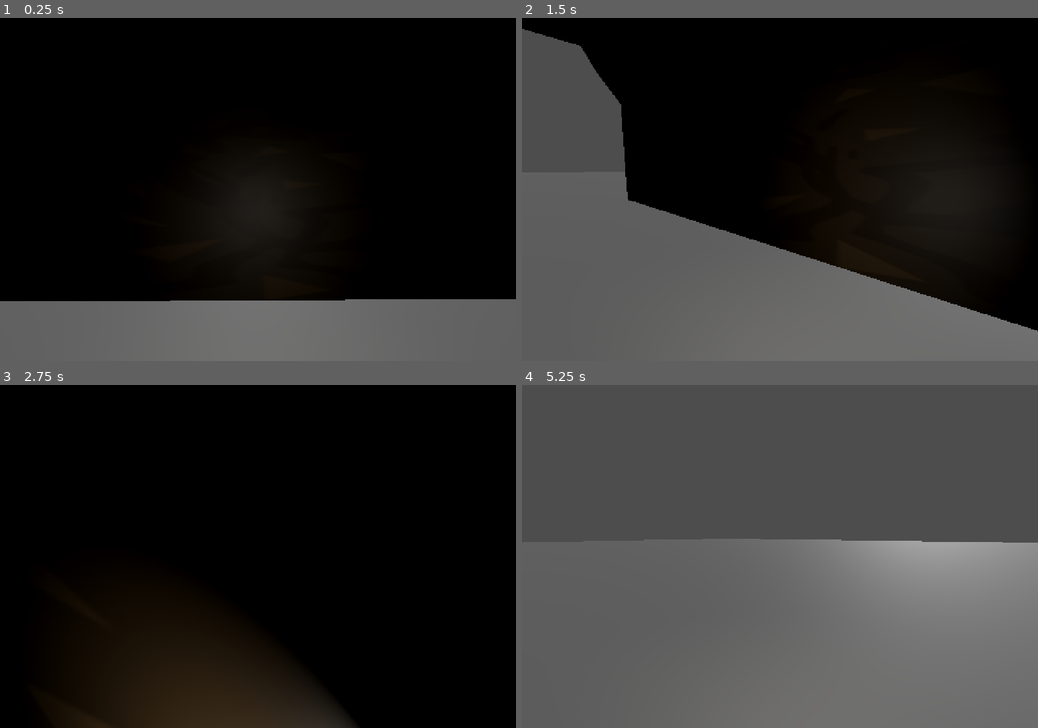
Above: before the commit, frames 1-4 (two rows, left to right).
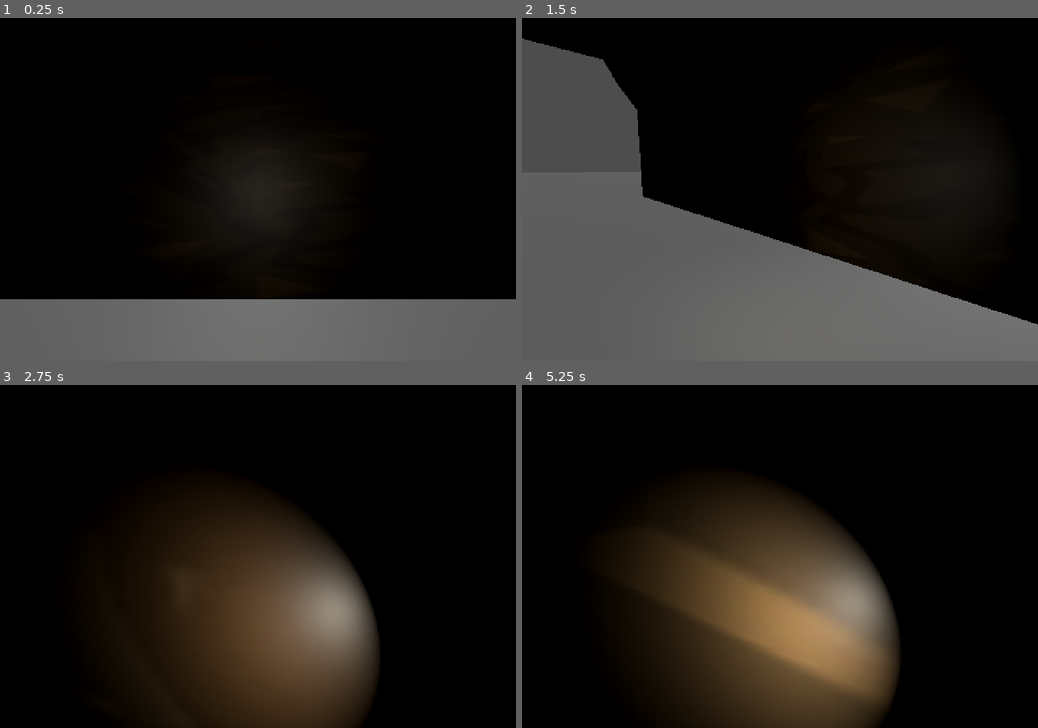
Above: after the commit, the same moments.

Repository: jakvbm1/under-angels-skin
Game: Godot game, scene res://scenes/places/dungeon/testing_level.tscn
Two runs of this game, one before a commit and one after it. Both use one fixed random seed, a clock stepped at 60 frames per second and the inputs below.
Inputs (mouse positions are in pixels of both pictures, inside the frame that each line leads up to):
- Up to frame 1 (0.25 s): no input
- Up to frame 2 (1.5 s): tap Enter (ui_accept) at 0.5, 0.77 s; move the mouse to (893, 172) at 0.52 s; hold D (right) 0.53-1.28 s; right-click (893, 172) at 0.6 s; click (893, 172) at 0.67 s; move the mouse to (754, 189) at 1.27 s; hold W (forward) from 1.28 s (still down); right-click (754, 189) at 1.35 s
- Up to frame 3 (2.75 s): keep holding W (forward); tap Enter (ui_accept) at 1.52 s; move the mouse to (268, 549) at 2.02 s; right-click (268, 549) at 2.1 s
- Up to frame 4 (5.25 s): keep holding W (forward); tap Enter (ui_accept) at 2.75, 3.02, 3.77, 4.52 s; move the mouse to (774, 563) at 2.77 s; right-click (774, 563) at 2.85 s; move the mouse to (816, 559) at 3.52 s; right-click (816, 559) at 3.6 s; move the mouse to (738, 553) at 4.27 s; right-click (738, 553) at 4.35 s; move the mouse to (785, 556) at 5.02 s; right-click (785, 556) at 5.1 s

The runs differ from the first frame. In frame 1, 0.3% of the frame differs, in the area x 0-67%, y 81-83%; in frame 2, 3.1%; in frame 3, 21%; in frame 4, 99%, in the area x 0-100%, y 0-100%.

Commit message:
added a dash

Diff:
--- a/project.godot
+++ b/project.godot
@@ -58,3 +58,8 @@
 "events": [Object(InputEventKey,"resource_local_to_scene":false,"resource_name":"","device":-1,"window_id":0,"alt_press …(191 unchanged characters)…
 ]
 }
+dash={
+"deadzone": 0.5,
+"events": [Object(InputEventMouseButton,"resource_local_to_scene":false,"resource_name":"","device":-1,"window_id":0,"alt_pressed":false,"shift_pressed":false,"ctrl_pressed":false,"meta_pressed":false,"button_mask":0,"position":Vector2(0, 0),"global_position":Vector2(0, 0),"factor":1.0,"button_index":2,"canceled":false,"pressed":false,"double_click":false,"script":null)
+]
+}
--- a/scenes/entities/players/character.tscn
+++ b/scenes/entities/players/character.tscn
@@ -22,7 +22,11 @@
 [node name="Camera3D" type="Camera3D" parent="CharacterBody3D/Neck"]
 transform = Transform3D(1, 0, 0, 0, 1, 0, 0, 0, 1, 0, 0.791232, 0)
 
+[node name="Sprite3D" type="Sprite3D" parent="CharacterBody3D/Neck/Camera3D"]
+transform = Transform3D(1, 0, 0, 0, 1, 0, 0, 0, 1, 0, 0, -0.722329)
+
 [node name="SpotLight3D" type="SpotLight3D" parent="CharacterBody3D/Neck"]
+transform = Transform3D(1, 0, 0, 0, 1, 0, 0, 0, 1, 0, 0.615297, -0.195678)
 light_color = Color(0.988235, 0.968627, 0.905882, 1)
 spot_range = 6.09071
 spot_angle = 50.7087
--- a/scripts/player.gd
+++ b/scripts/player.gd
@@ -3,8 +3,11 @@
 
 const SPEED = 5.0
 const JUMP_VELOCITY = 4.5
+const DASH_MULTI = 50
 @onready var neck: Node3D = $Neck
 @onready var camera: Camera3D = $Neck/Camera3D
+@onready var sprite_3d: Sprite3D = $Neck/Camera3D/Sprite3D
+@onready var spot_light_3d: SpotLight3D = $Neck/SpotLight3D
 
 func _unhandled_input(event: InputEvent) -> void:
 	if event is InputEventMouseButton:
@@ -12,11 +15,17 @@
 	elif event.is_action_pressed('ui_cancel'):
 		Input.set_mouse_mode(Input.MOUSE_MODE_VISIBLE)
 
+
 	if Input.get_mouse_mode() == Input.MOUSE_MODE_CAPTURED:
 		if event is InputEventMouseMotion:
 			neck.rotate_y(-event.relative.x * 0.006)
 			camera.rotate_x(-event.relative.y * 0.006)
 			camera.rotation.x = clamp(camera.rotation.x, deg_to_rad(-30), deg_to_rad(60))
+			spot_light_3d.rotate_x(-event.relative.y * 0.006)
+			spot_light_3d.rotation.x = clamp(spot_light_3d.rotation.x, deg_to_rad(-30), deg_to_rad(60))
+
+func dash():
+	velocity =  (sprite_3d.global_transform.origin - camera.global_transform.origin).normalized()*DASH_MULTI
 
 func _physics_process(delta: float) -> void:
 	# Add the gravity.
@@ -31,6 +40,11 @@
 	# As good practice, you should replace UI actions with custom gameplay actions.
 	var input_dir := Input.get_vector("left", "right", "forward", "back")
 	var direction := (neck.basis * Vector3(input_dir.x, 0, input_dir.y)).normalized()
+
+	if Input.is_action_just_pressed("dash"):
+		print('dash')
+		dash()
+
 	if direction:
 		velocity.x = direction.x * SPEED
 		velocity.z = direction.z * SPEED
--- a/scripts/test_enemy.gd
+++ b/scripts/test_enemy.gd
@@ -11,7 +11,9 @@
 func _physics_process(delta: float) -> void:
 	if not is_on_floor():
 		velocity += get_gravity() * delta * 5
-	print(player.position)
-	print(position)
-	position.x = position.x + (player.position.x - position.x)*0.5*delta
-	position.z = position.z + (player.position.z - position.z)*0.5*delta
+
+	if player.position.distance_to(position) < 5:
+		print('a')
+
+	else:
+		print(position)
Not shown: 8 places in assets/tiles/DirtTileset.tres that only renumber resources
